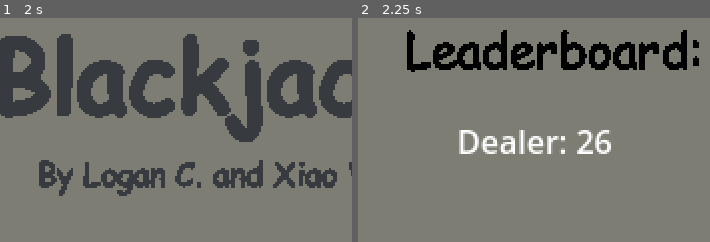
Above: before the commit, frames 1-2 (left to right).
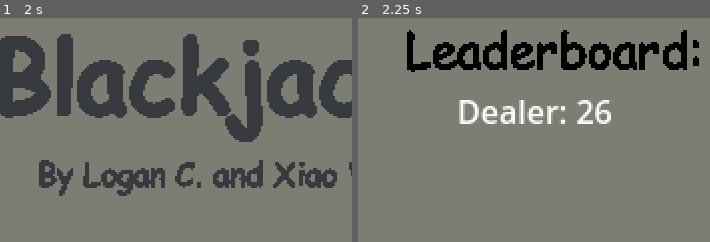
Above: after the commit, the same moments.

Repository: LoganCombs04/B438-BlackJack-Multiplayer
Game: Godot game, scene res://Scenes/main.tscn
Two runs of this game, one before a commit and one after it. Both use one fixed random seed, a clock stepped at 60 frames per second and the inputs below.
Inputs (mouse positions are % of the whole screen's width and height, from its top left):
- Up to frame 1 (2 s): click (50, 61) at 0.52 s; type "12" at 0.6 s; click "Create" at 1.25 s
- Up to frame 2 (2.25 s): click "Start Game" at 2 s
The pictures show only the part of the screen within x 19-69%, y 0-50%; the shares and areas given below are measured in that part.

Frame 1 is identical in both runs. In frame 2, 4.3% of the frame differs, in the area x 28-72%, y 36-61%.

Commit message:
Changed leaderboard view to better support 4 players

Diff:
--- a/Scripts/leaderboard.gd
+++ b/Scripts/leaderboard.gd
@@ -12,7 +12,7 @@
 
 func Set_Leaderboard(dealerScore: int, playerIDs: Array, playerScores: Array) -> void:
 	var i = 0
-	var startingY = 50
+	var startingY = 35
 
 	$Background.show()
 
Not shown, changed: export_presets.cfg
Not shown, added: Multiplayer BlackJack.exe
